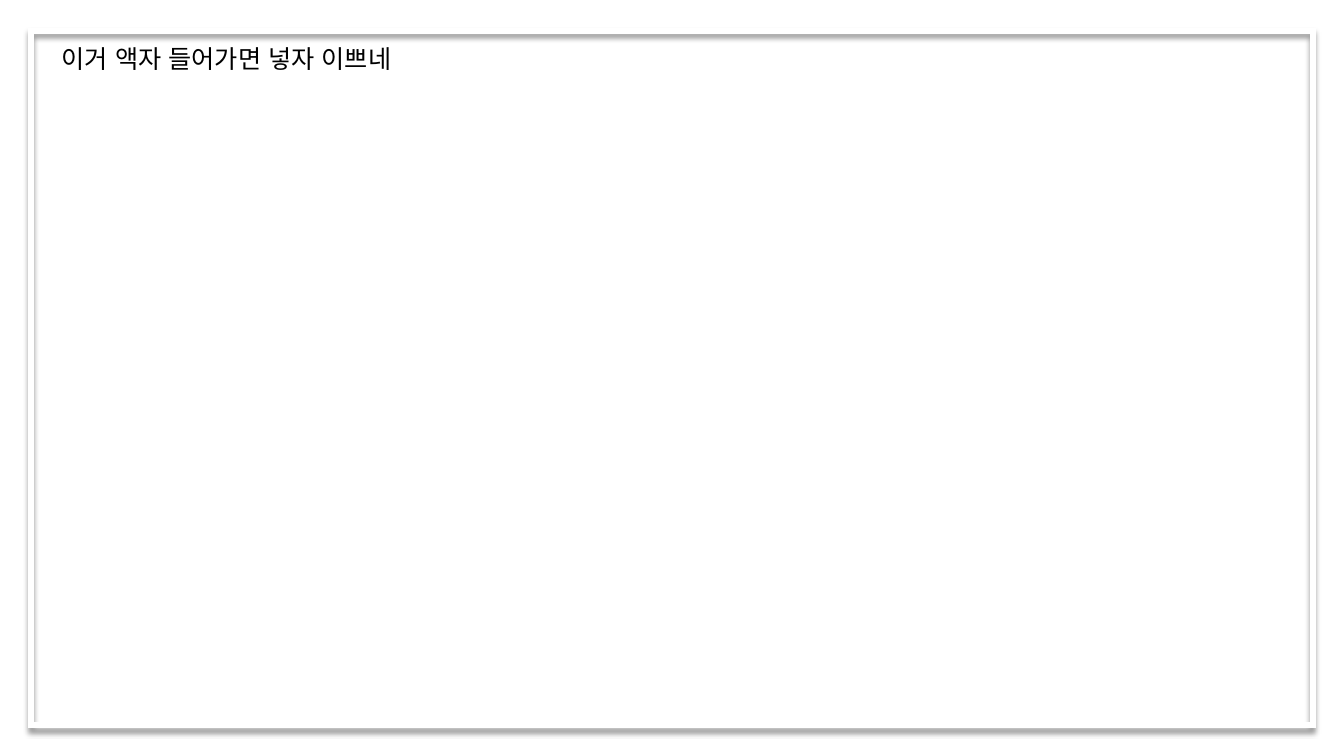
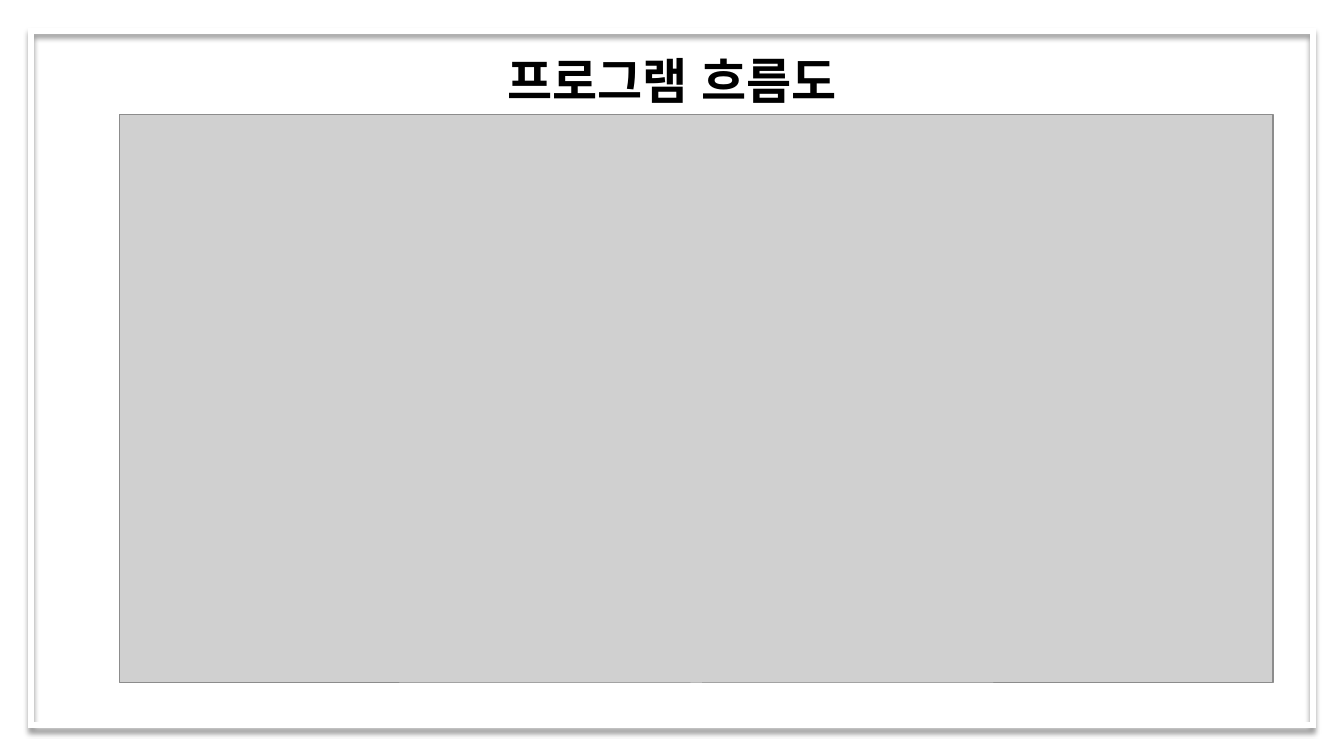
Before and after one commit to dudghks97/OS, a slide deck: slide 3 of 2016305078_최영환_os_report_02.pptx (slide 5 before the commit). Drawn at 1344x756 pixels with LibreOffice and Linux fonts; fonts in the diff are those of the drawing; grey boxes stand for pictures. Boxes give left, top, right and bottom in pixels: in the first picture for what was removed or moved away, otherwise in the second. Text is boxed around its words. In the diff, an @@ line names an element or a change of style, - is before the commit and + after.

```diff
--- a/2016305078_최영환_os_report_02.pptx
+++ b/2016305078_최영환_os_report_02.pptx
@@ text removed at [62, 47, 392, 70] @@
-이거 액자 들어가면 넣자 이쁘네
@@ text added at [507, 58, 836, 103], 35 pt, text #000000, bold @@
+프로그램 흐름도
@@ picture added at [120, 115, 1273, 684] @@
```
Also in this commit, not shown: 2 other slides changed, 8 slides added, 6 slides removed, 3 other files.
